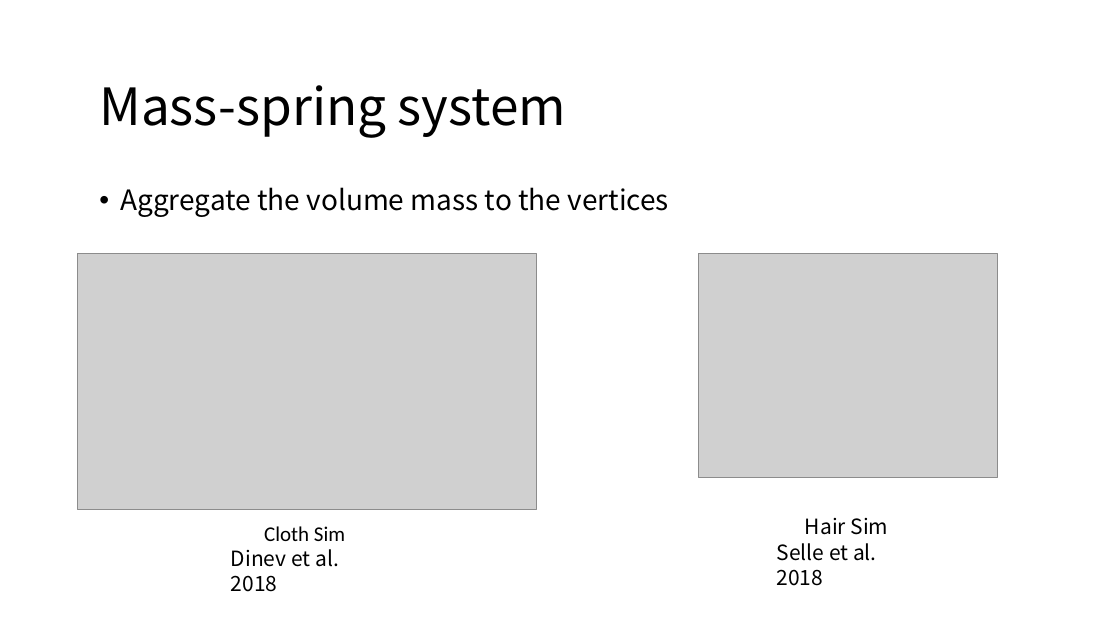
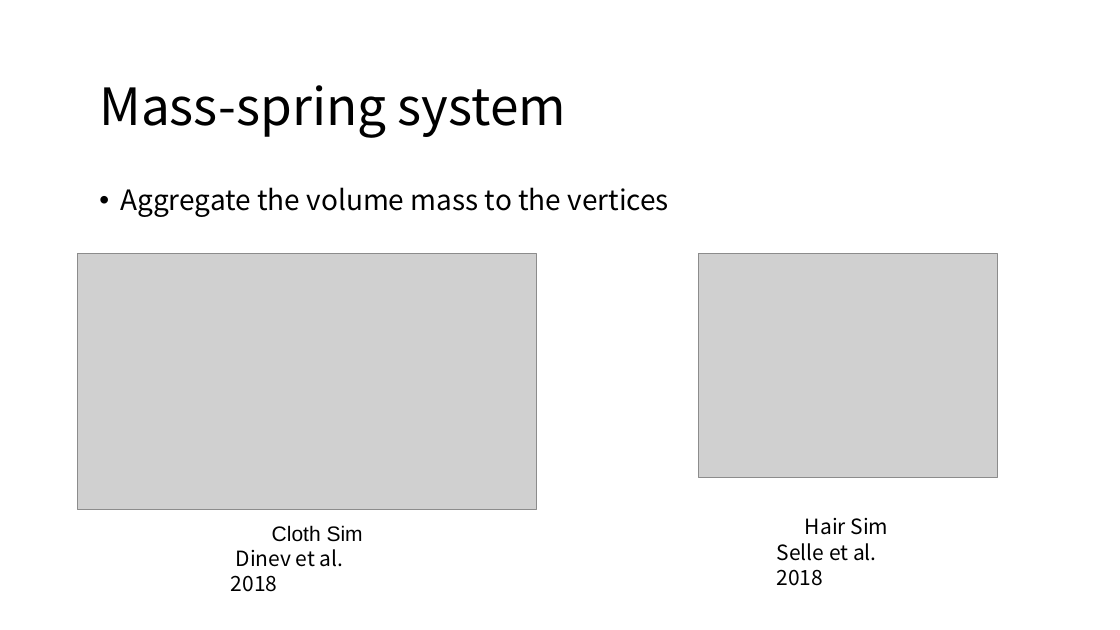
Before and after one commit to LILKOTYO/Lab-Presentation, a slide deck: slide 12 of 20220725_simulation/Deformable Simulation.pptx. Drawn at 1120x630 pixels with LibreOffice and Linux fonts; fonts in the diff are those of the drawing; grey boxes stand for pictures. Boxes give left, top, right and bottom in pixels: in the first picture for what was removed or moved away, otherwise in the second. Text is boxed around its words. In the diff, an @@ line names an element or a change of style, - is before the commit and + after.

```diff
--- a/20220725_simulation/Deformable Simulation.pptx
+++ b/20220725_simulation/Deformable Simulation.pptx
@@ text at box(272, 525, 363, 542): font Calibri to Arial in "Cloth Sim" @@
```
